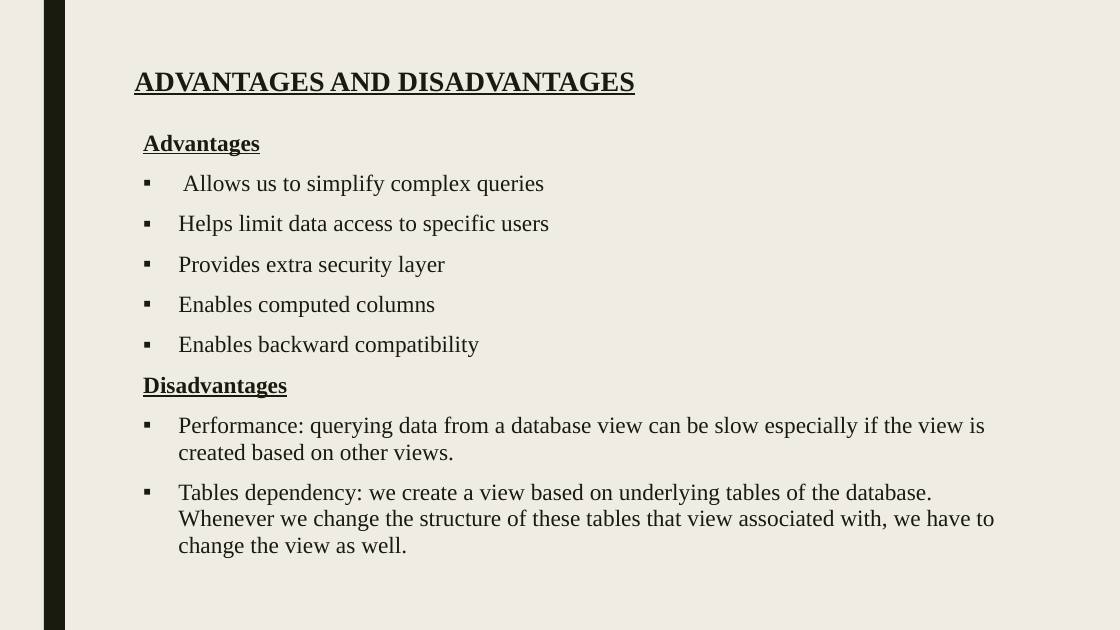
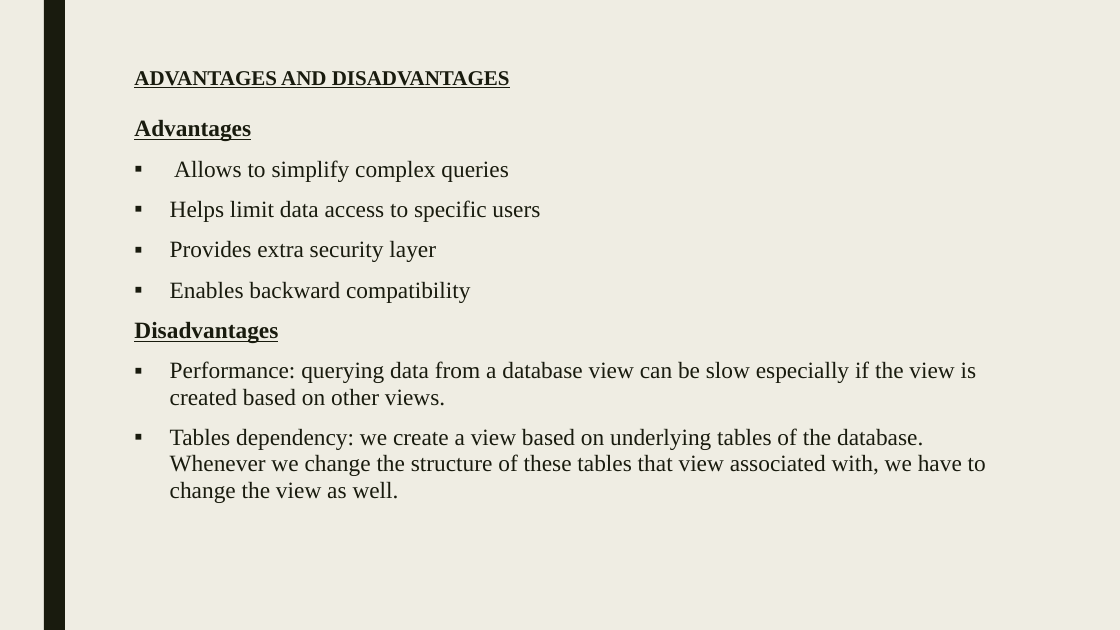
Before and after one commit to MilestoneInnovativeTechnologies/office-weekend-meeting, a slide deck: slide 7 of Week 48/Views.pptx. Drawn at 1120x630 pixels with LibreOffice and Linux fonts; fonts in the diff are those of the drawing. Boxes give left, top, right and bottom in pixels: in the first picture for what was removed or moved away, otherwise in the second. Text is boxed around its words. In the diff, an @@ line names an element or a change of style, - is before the commit and + after.

Commit message:
December 1

```diff
--- a/Week 48/Views.pptx
+++ b/Week 48/Views.pptx
@@ title "ADVANTAGES AND DISADVANTAGES" at box(134, 71, 510, 88): size 24 to 18 pt @@
@@ text "Advantages": place and size @@
-text "Advantages" at box(143, 134, 994, 558)
+text "Advantages" at box(134, 119, 986, 503)
@@ text at box(174, 160, 508, 182): text changed @@
-▪ Allows us to simplify complex queries
+▪ Allows to simplify complex queries
@@ text at box(178, 295, 435, 317): paragraph removed @@
-▪ Enables computed columns
```
